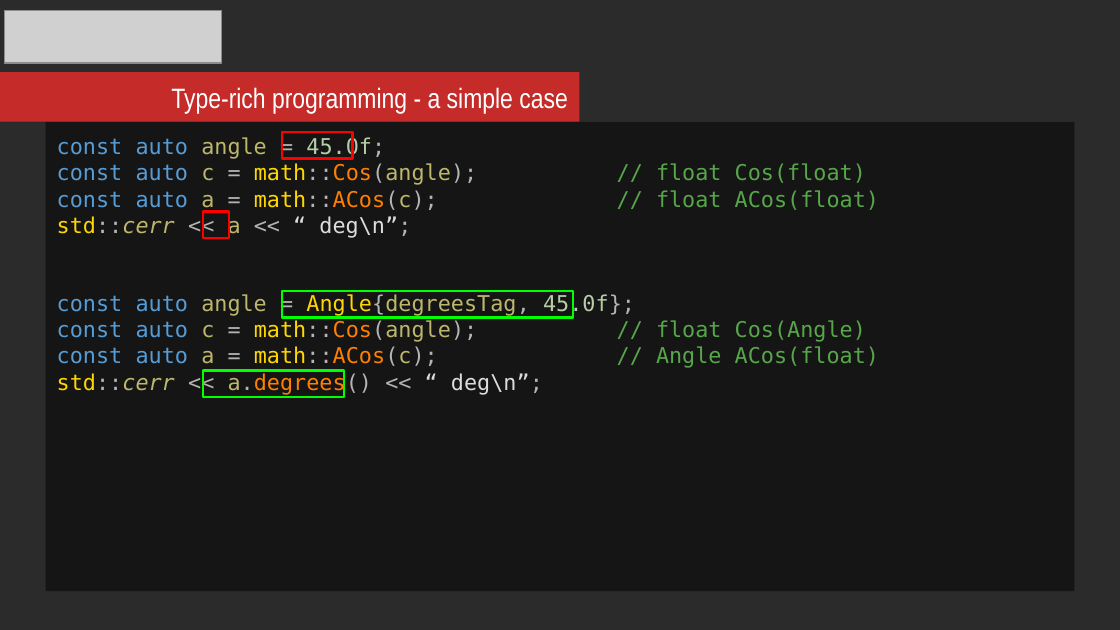
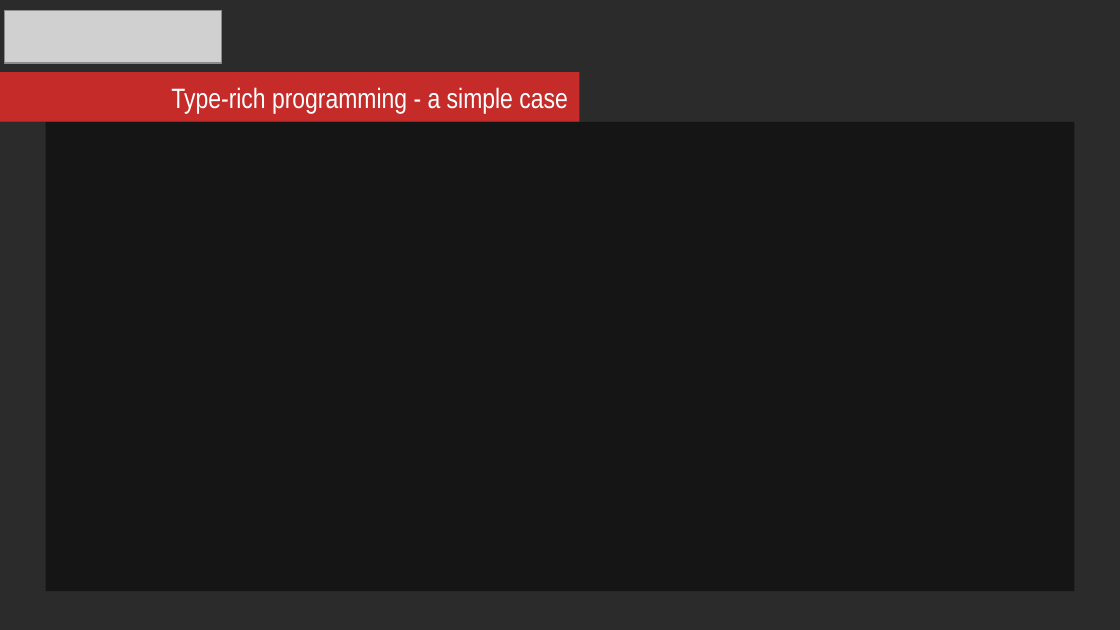
Before and after one commit to mikosz/type-safety, a slide deck: slide 10 of ask-not-what-you-can-do-for-the-compiler.odp (slide 9 before the commit). Drawn at 1120x630 pixels with LibreOffice and Linux fonts; fonts in the diff are those of the drawing; grey boxes stand for pictures; background and template pictures are left out; a plain dark background stands for a picture behind light text. Boxes give left, top, right and bottom in pixels: in the first picture for what was removed or moved away, otherwise in the second. Text is boxed around its words. In the diff, an @@ line names an element or a change of style, - is before the commit and + after.

Commit message:
Updated presentation

```diff
--- a/ask-not-what-you-can-do-for-the-compiler.odp
+++ b/ask-not-what-you-can-do-for-the-compiler.odp
@@ text in rectangle at box(57, 137, 879, 395): text removed @@
-const auto angle = 45.0f;
-const auto c = math::Cos(angle); // float Cos(float)
-const auto a = math::ACos(c); // float ACos(float)
-std::cerr << a << “ deg\n”;
-const auto angle = Angle{degreesTag, 45.0f};
-const auto c = math::Cos(angle); // float Cos(Angle)
-const auto a = math::ACos(c); // Angle ACos(float)
-std::cerr << a.degrees() << “ deg\n”;
@@ rectangle removed at box(282, 132, 353, 159) @@
@@ rectangle removed at box(203, 212, 230, 239) @@
@@ rectangle removed at box(282, 291, 573, 318) @@
@@ rectangle removed at box(203, 371, 344, 398) @@
```
Also in this commit, not shown: 1 other slide changed, 6 slides added.
